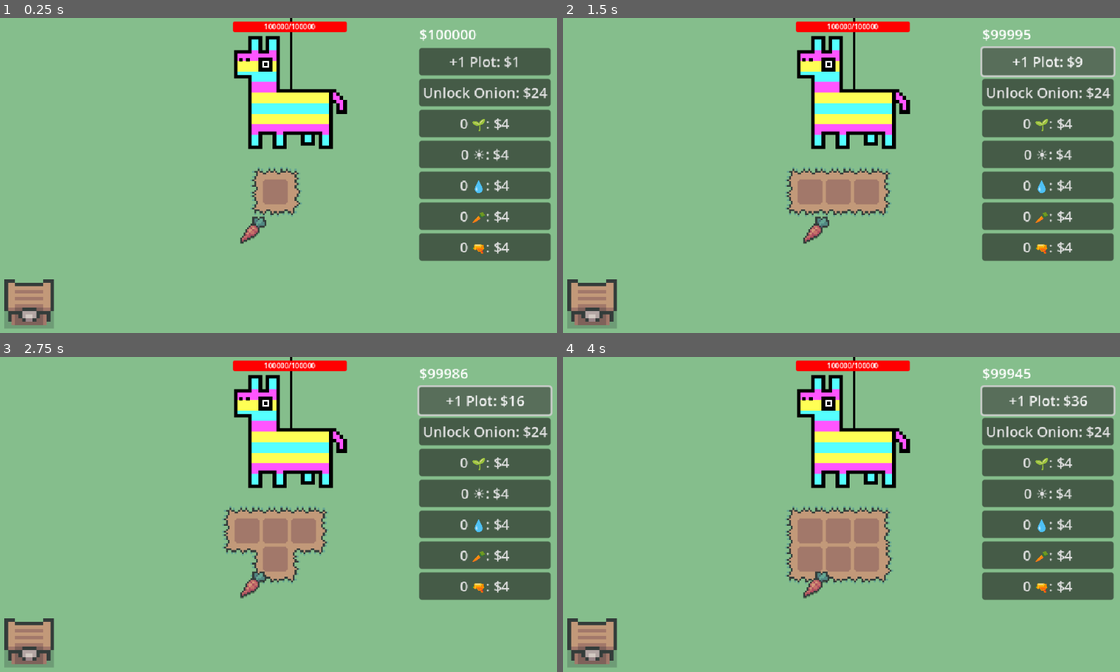
Above: before the commit, frames 1-4 (two rows, left to right).
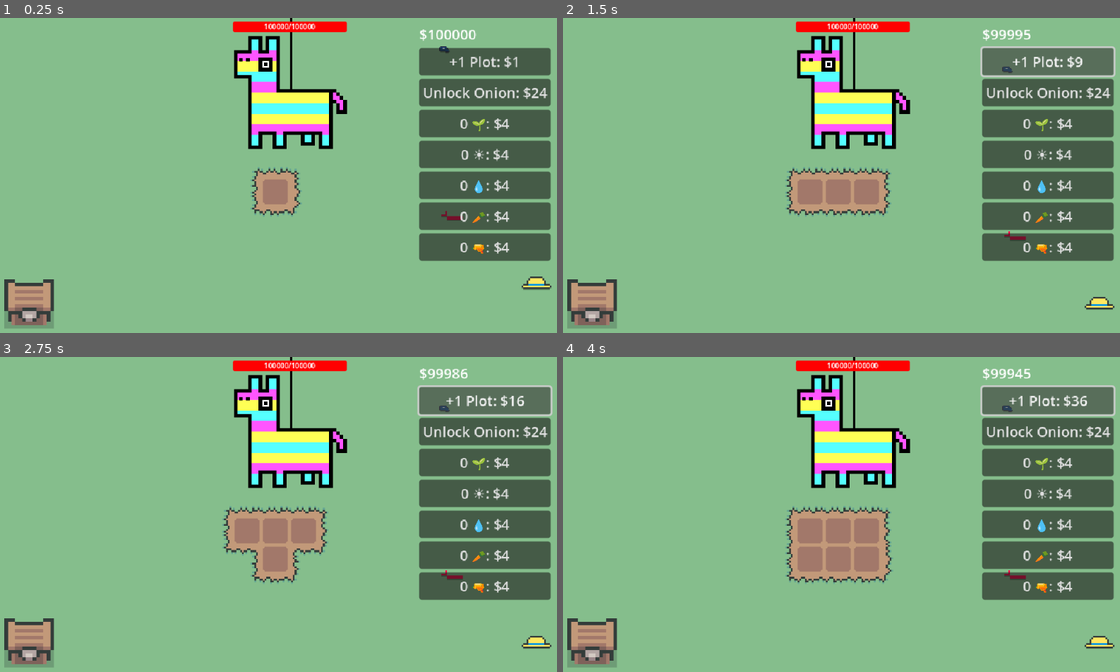
Above: after the commit, the same moments.

Repository: eric-marsh/farminata
Game: Godot game, scene res://scene/scene_switcher.tscn
Same seed, same stepped clock (60 frames per second), same inputs: the game is played once before the commit and once after it. Sound files missing from this copy of the repository are replaced by a short silence.
Inputs:
- Up to frame 1 (0.25 s): no input
- Up to frame 2 (1.5 s): click "+1 Plot: $1" at 0.5 s; click "+1 Plot: $4" at 1.25 s
- Up to frame 3 (2.75 s): click "+1 Plot: $9" at 2 s
- Up to frame 4 (4 s): click "+1 Plot: $16" at 2.75 s; click "+1 Plot: $25" at 3.5 s

The runs differ from the first frame. In frame 1, 0.5% of the frame differs, in the area x 43-99%, y 8-87%; in frame 2, 0.4%; in frame 3, 0.4%; in frame 4, 0.4%.

Commit message:
Equip hap (bugs tho)

Diff:
--- a/project.godot
+++ b/project.godot
@@ -30,8 +30,8 @@
 
 window/size/viewport_width=640
 window/size/viewport_height=360
-window/size/window_width_override=2560
-window/size/window_height_override=1440
+window/size/window_width_override=1280
+window/size/window_height_override=720
 window/stretch/mode="canvas_items"
 window/stretch/aspect="expand"
 window/vsync/vsync_mode=0
--- a/scene/drops_manager.gd
+++ b/scene/drops_manager.gd
@@ -1,7 +1,7 @@
 extends Node2D
 
 func get_droppable_of_type(drop_type: Enum.Drop_Type) -> droppable:
-	print("Looking for ", DropUtil.get_drop_type_string(drop_type))
+	#print("Looking for ", DropUtil.get_drop_type_string(drop_type))
 	for d in get_children():
 		if d is droppable and d.drop_type == drop_type and !d.is_held and !d.is_delivered:
 			return d
--- a/scene/helper/attack_helper.tscn
+++ b/scene/helper/attack_helper.tscn
@@ -1,7 +1,8 @@
-[gd_scene load_steps=32 format=3 uid="uid://chtfgabv635v4"]
+[gd_scene load_steps=33 format=3 uid="uid://chtfgabv635v4"]
 
 [ext_resource type="Script" uid="uid://gux46i3nj3wt" path="res://script/helper/attack_helper.gd" id="1_lee8m"]
 [ext_resource type="Texture2D" uid="uid://cmb0w57uedn7x" path="res://img/helper/walk_sprite_sheet.png" id="2_xcfqp"]
+[ext_resource type="Texture2D" uid="uid://c2bsooqksa4j0" path="res://img/helper/farmer_hat.png" id="4_3txtj"]
 [ext_resource type="Texture2D" uid="uid://dxw5mpl374jcu" path="res://img/slots/symbols/rock.png" id="4_xcfqp"]
 
 [sub_resource type="CircleShape2D" id="CircleShape2D_uu31v"]
@@ -235,3 +236,8 @@
 texture = ExtResource("4_xcfqp")
 
 [node name="AttackTimer" type="Timer" parent="."]
+
+[node name="HatSprite" type="Sprite2D" parent="."]
+visible = false
+position = Vector2(0, -13)
+texture = ExtResource("4_3txtj")
--- a/scene/helper/helper.tscn
+++ b/scene/helper/helper.tscn
@@ -1,8 +1,9 @@
-[gd_scene load_steps=32 format=3 uid="uid://c82wwcd2kv076"]
+[gd_scene load_steps=33 format=3 uid="uid://c82wwcd2kv076"]
 
 [ext_resource type="Script" uid="uid://14s7ms1klkvk" path="res://script/helper/helper.gd" id="1_xnnrj"]
 [ext_resource type="Texture2D" uid="uid://cmb0w57uedn7x" path="res://img/helper/walk_sprite_sheet.png" id="2_edx7r"]
 [ext_resource type="Texture2D" uid="uid://rxlpd65q3trl" path="res://img/slots/symbols/carrot_seed.png" id="3_eoi31"]
+[ext_resource type="Texture2D" uid="uid://c2bsooqksa4j0" path="res://img/helper/farmer_hat.png" id="4_edx7r"]
 
 [sub_resource type="CircleShape2D" id="CircleShape2D_uu31v"]
 
@@ -229,3 +230,8 @@
 label_settings = SubResource("LabelSettings_ewdy1")
 horizontal_alignment = 1
 autowrap_mode = 2
+
+[node name="HatSprite" type="Sprite2D" parent="."]
+visible = false
+position = Vector2(0, -13)
+texture = ExtResource("4_edx7r")
--- a/scene/main.tscn
+++ b/scene/main.tscn
@@ -8,7 +8,6 @@
 [ext_resource type="PackedScene" uid="uid://jida1cnc03um" path="res://scene/canvas_layer.tscn" id="5_0ha60"]
 [ext_resource type="Script" uid="uid://btvo711v3d32a" path="res://scene/drops_manager.gd" id="6_k65ib"]
 [ext_resource type="Script" uid="uid://b8iivuocvbyjt" path="res://script/helpers_container.gd" id="6_of57s"]
-[ext_resource type="PackedScene" uid="uid://xiwavl2b1sw0" path="res://scene/droppable.tscn" id="7_wscrc"]
 [ext_resource type="PackedScene" uid="uid://pcjs3l3ltyss" path="res://scene/sell_chest.tscn" id="8_of57s"]
 [ext_resource type="PackedScene" uid="uid://c0isrep8hx4u6" path="res://scene/piniata.tscn" id="10_tqoya"]
 
@@ -36,11 +35,6 @@
 [node name="Drops" type="Node2D" parent="."]
 script = ExtResource("6_k65ib")
 
-[node name="Droppable" parent="Drops" instance=ExtResource("7_wscrc")]
-position = Vector2(294, 241)
-drop_type = 5
-start_static = true
-
 [node name="Helpers" type="Node2D" parent="."]
 script = ExtResource("6_of57s")
 
--- a/script/debug.gd
+++ b/script/debug.gd
@@ -21,3 +21,6 @@
 var DEBUG_DROPPABLE_MOVE_TO_TARGET: bool = false
 
 var DISABLE_ZOOM: bool = true
+
+
+var SPAWN_HATS: bool = true
--- a/script/drop_util.gd
+++ b/script/drop_util.gd
@@ -9,6 +9,11 @@
 const ONION_SEED = preload("res://img/slots/symbols/onion_seed.png")
 const ONION = preload("res://img/plants/onion/onion.png")
 
+const DELIVERY_HAT = preload("res://img/helper/delivery_hat.png")
+const FARMER_HAT = preload("res://img/helper/farmer_hat.png")
+const ATTACK_HAT = preload("res://img/helper/attack_hat.png")
+
+
 var drop_type_images = {
 	Enum.Drop_Type.Blurry: BLURRY,
 	Enum.Drop_Type.X: X,
@@ -17,7 +22,11 @@
 	Enum.Drop_Type.Carrot_Seed: CARROT_SEED,
 	Enum.Drop_Type.Carrot: CARROT,
 	Enum.Drop_Type.Onion_Seed: ONION_SEED,
-	Enum.Drop_Type.Onion: ONION
+	Enum.Drop_Type.Onion: ONION,
+
+	Enum.Drop_Type.Delivery_Hat: DELIVERY_HAT,
+	Enum.Drop_Type.Farm_Hat: FARMER_HAT,
+	Enum.Drop_Type.Attack_Hat: ATTACK_HAT,
 }
 
 var drop_type_strings = {
@@ -28,7 +37,11 @@
 	Enum.Drop_Type.Carrot_Seed: "CARROT_SEED",
 	Enum.Drop_Type.Onion_Seed: "ONION_SEED",
 	Enum.Drop_Type.Carrot: "CARROT",
-	Enum.Drop_Type.Onion: "ONION"
+	Enum.Drop_Type.Onion: "ONION",
+
+	Enum.Drop_Type.Delivery_Hat: "DELIVERY_HAT",
+	Enum.Drop_Type.Farm_Hat: "FARMER_HAT",
+	Enum.Drop_Type.Attack_Hat: "ATTACK_HAT",
 }
 
 var drop_type_colors = {
@@ -43,6 +56,9 @@
 
 func is_produce(symbol: Enum.Drop_Type) -> bool:
 	return symbol in [Enum.Drop_Type.Carrot, Enum.Drop_Type.Onion]
+
+func is_hat(symbol: Enum.Drop_Type) -> bool:
+	return symbol in [Enum.Drop_Type.Farm_Hat, Enum.Drop_Type.Delivery_Hat, Enum.Drop_Type.Attack_Hat]
 
 func is_valid_droppable_type(symbol: Enum.Drop_Type) -> bool:
 	return symbol != Enum.Drop_Type.X and symbol != Enum.Drop_Type.Blurry
--- a/script/droppable.gd
+++ b/script/droppable.gd
@@ -10,6 +10,7 @@
 var is_being_targeted: bool = false
 var is_dragging: bool = false
 var is_produce: bool = false
+var is_hat: bool = false
 
 @export var start_static:bool = false
 
@@ -32,12 +33,16 @@
 	$Sprite2D/Shadow.texture = DropUtil.get_drop_type_img(drop_type)
 
 	is_produce = DropUtil.is_produce(drop_type)
-	if is_produce:
+	is_hat = DropUtil.is_hat(drop_type)
+	if is_produce or is_hat:
+		# change this code if produce or hat should not be bigger collision radius
 		var new_radius = $CollisionShape2D.shape.radius * 2
 		$CollisionShape2D.shape = null
 		var new_shape = CircleShape2D.new() as CircleShape2D
 		new_shape.radius = new_radius
 		$CollisionShape2D.shape = new_shape
+
+var target_hat_helper: helper = null
 
 func _physics_process(delta):
 	update_shadow()
@@ -51,6 +56,15 @@
 	if is_dragging:
 		global_transform.origin = get_global_mouse_position()
 
+
+	#if is_hat and Globals.Main.global_timer % 100 == 0:
+	if is_hat and Globals.Main.global_timer % 1 == 0 and !target_hat_helper and Globals.HelpersContainerNode:
+		var h = Globals.HelpersContainerNode.get_helper_that_needs_hat(drop_type)
+		if h:
+			target_hat_helper = h
+			h.drop_held_item()
+			h.target_droppable = self
+			h.set_state(Enum.Helper_State.Get_Item)
 
 	if Debug.DEBUG_DROPPABLE_MOVE_TO_TARGET and moving_to_target:
 		var dir = (target_position - global_position).normalized()
--- a/script/enum.gd
+++ b/script/enum.gd
@@ -1,6 +1,6 @@
 extends Node
 
-enum Drop_Type { Blurry, X, Water, Sun, Carrot_Seed, Carrot, Onion_Seed, Onion }
+enum Drop_Type { Blurry, X, Water, Sun, Carrot_Seed, Carrot, Onion_Seed, Onion, Farm_Hat, Delivery_Hat, Attack_Hat }
 enum Plot_State { Dry, Wet }
 
 enum Plot_Growth_State { None, Seed, Partial_1, Partial_2, Full }
--- a/script/helper/attack_helper.gd
+++ b/script/helper/attack_helper.gd
@@ -29,6 +29,21 @@
 		$StateLabel.queue_free()
 
 func _physics_process(delta: float) -> void:
+	if state == Enum.Helper_State.Get_Item:
+		if !target_droppable:
+			set_state(Enum.Helper_State.Idle)
+			return
+		if target_droppable.is_hat:
+			var has_reached_target:bool = move_to_target()
+			if has_reached_target:
+				equip_hat(target_droppable)
+				target_droppable.hide_droppable()
+				target_droppable = null
+				is_target_pos_reached = false
+				target_pos = get_attack_pos(id_of_type)
+				set_state(Enum.Helper_State.Attack)
+				return
+
 	# Go to attack spot
 	if !is_target_pos_reached:
 		var has_reached_target:bool = move_to_target()
--- a/script/helper/helper.gd
+++ b/script/helper/helper.gd
@@ -10,6 +10,7 @@
 var target_plot: plot = null
 
 var held_droppable: droppable = null
+var worn_hat: Enum.Drop_Type
 
 var state: Enum.Helper_State = Enum.Helper_State.Idle
 var dir: Enum.Dir = Enum.Dir.Down
@@ -51,6 +52,11 @@
 
 	if Debug.DEBUG_SHOW_HELPER_STATE:
 		$StateLabel.text = str(Util.get_helper_state_string(state), "\n", Util.get_helper_type_string(helper_type), " 1" if held_droppable != null else " 0")
+
+
+func drop_held_item() ->void:
+	# dont actually drop it for now, just delete
+	held_droppable = null
 
 
 func on_idle() -> void:
@@ -121,6 +127,12 @@
 		_:
 			pass
 
+func equip_hat(d: droppable) -> void:
+	print("equip_hat")
+	$HatSprite.visible = true
+	$HatSprite.texture = d.get_node("Sprite2D").texture
+	held_droppable = null
+	worn_hat = d.drop_type
 
 func on_reaching_target_pos() -> void:
 	match(state):
@@ -133,6 +145,13 @@
 			if !target_droppable:
 				set_state(Enum.Helper_State.Idle)
 				return
+			if target_droppable.is_hat:
+				equip_hat(target_droppable)
+				target_droppable.hide_droppable()
+				target_droppable = null
+				set_state(Enum.Helper_State.Idle)
+				return
+
 			pick_up_droppable(target_droppable)
 			set_state(Enum.Helper_State.Deliver_Item)
 			return
--- a/script/helpers_container.gd
+++ b/script/helpers_container.gd
@@ -47,3 +47,21 @@
 		if c.state == Enum.Helper_State.Idle or c.state == Enum.Helper_State.Wander:
 			return c
 	return null
+
+func get_helper_that_needs_hat(hat: Enum.Drop_Type) -> helper:
+	for c in get_children():
+		if !c is helper or c.worn_hat:
+			continue
+		match(hat):
+			Enum.Drop_Type.Farm_Hat:
+				if c.helper_type == Enum.Helper_Type.Seed or c.helper_type == Enum.Helper_Type.Water or c.helper_type == Enum.Helper_Type.Sun:
+					return c
+			Enum.Drop_Type.Delivery_Hat:
+				if c.helper_type == Enum.Helper_Type.Pluck:
+					return c
+			Enum.Drop_Type.Attack_Hat:
+				if c.helper_type == Enum.Helper_Type.Attack:
+					return c
+			_:
+				return null
+	return null
--- a/script/main.gd
+++ b/script/main.gd
@@ -19,11 +19,17 @@
 	if Debug.STARTING_MONEY > 0:
 		change_money(Debug.STARTING_MONEY)
 
+
+	if Debug.SPAWN_HATS:
+		DropUtil.spawn_droppable(Enum.Drop_Type.Farm_Hat, Util.random_visible_position(), Vector2.ZERO)
+		DropUtil.spawn_droppable(Enum.Drop_Type.Delivery_Hat, Util.random_visible_position(), Vector2.ZERO)
+		DropUtil.spawn_droppable(Enum.Drop_Type.Attack_Hat, Util.random_visible_position(), Vector2.ZERO)
+
+
 func _process(delta: float) -> void:
 	if is_paused:
 		return
 	global_timer += 1
-
 
 	if is_game_over:
 		is_paused = false
--- a/script/state.gd
+++ b/script/state.gd
@@ -10,6 +10,7 @@
 var num_pluck_helpers:int = 0
 var num_attack_helpers:int = 0
 
+
 var unlocked_slot_outputs: Array[Enum.Drop_Type] = []
 
 var max_piniata_hp:float = 100000
Binary file added: img/helper/attack_hat.png
Not shown, added: img/helper/attack_hat.png.import
Not shown, added: img/helper/delivery_hat.png.import
Binary file added: img/helper/farmer_hat.png
Not shown, added: img/helper/farmer_hat.png.import
Binary file removed: img/helper/farmer_hat1.png
Binary file removed: img/helper/warrior_hat.png
Not shown: 1 places in scene/main.tscn that only renumber resources
